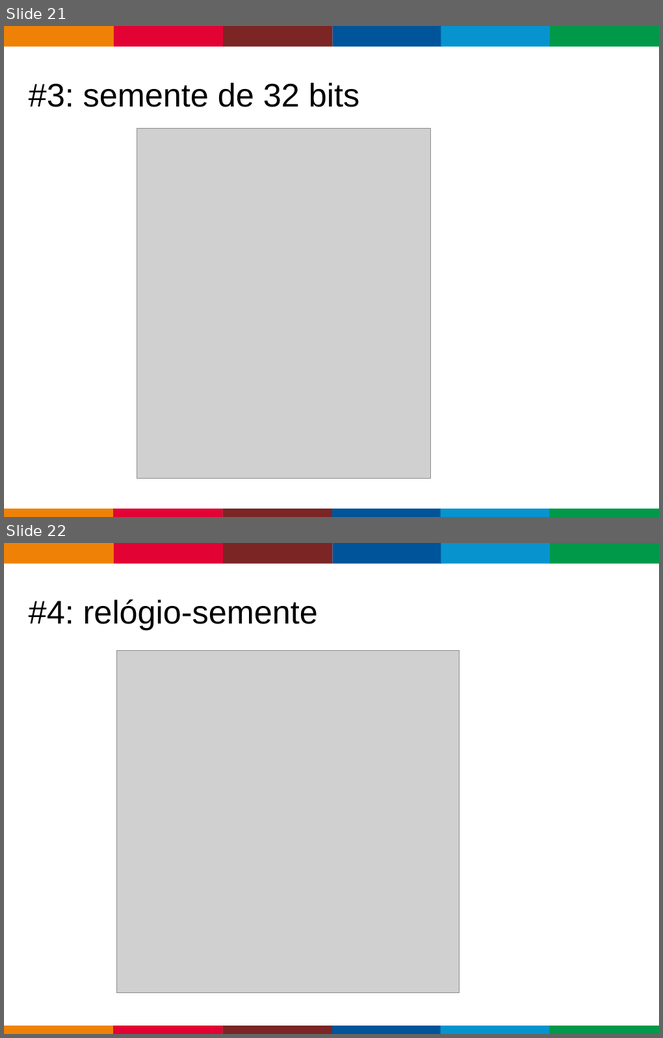
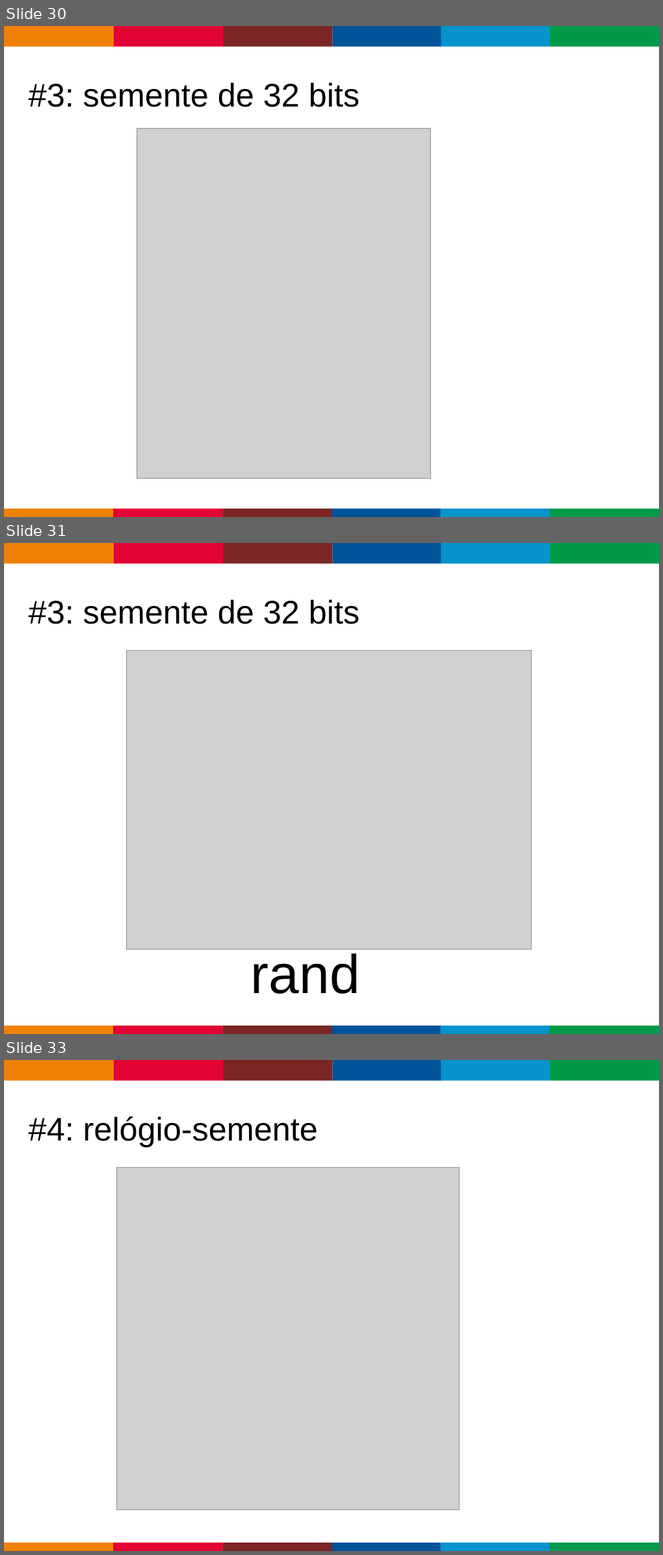
Before and after one commit to caloni/journal, a slide deck: Lectures/PoquerOnline/PoquerOnline.ppt. Shown one above the other, each under a label of ours: slides 21 and 22 before the commit, slides 30, 31 and 33 after it; the slides between them are not shown. The pictures are 663x1038 and 663x1555 pixels, drawn with LibreOffice and Linux fonts; fonts in the diff are those of the drawing; grey boxes stand for pictures; background and template pictures are left out. Boxes give left, top, right and bottom in pixels: in the first picture for what was removed or moved away, otherwise in the second. Text is boxed around its words. In the diff, an @@ line names an element or a change of style, - is before the commit and + after.

```diff
--- a/Lectures/PoquerOnline/PoquerOnline.ppt
+++ b/Lectures/PoquerOnline/PoquerOnline.ppt
@@ slide 31 added at [4,543,659,1034], background #FFFFFF; not listed: 13 template elements that a slide beside it also shows @@
@@ title added at [29,600,360,624], 36 pt, text #000000 @@
+#3: semente de 32 bits
@@ picture added at [128,650,531,950] @@
@@ text added at [251,954,360,994], 60 pt, text #000000 @@
+rand
@@ what was slide 21 is now slide 30 @@
@@ what was slide 22 is now slide 33 @@
```
Also in this commit, not shown: 2 slides changed, 20 other slides added, 3 slides removed, 39 other files.
